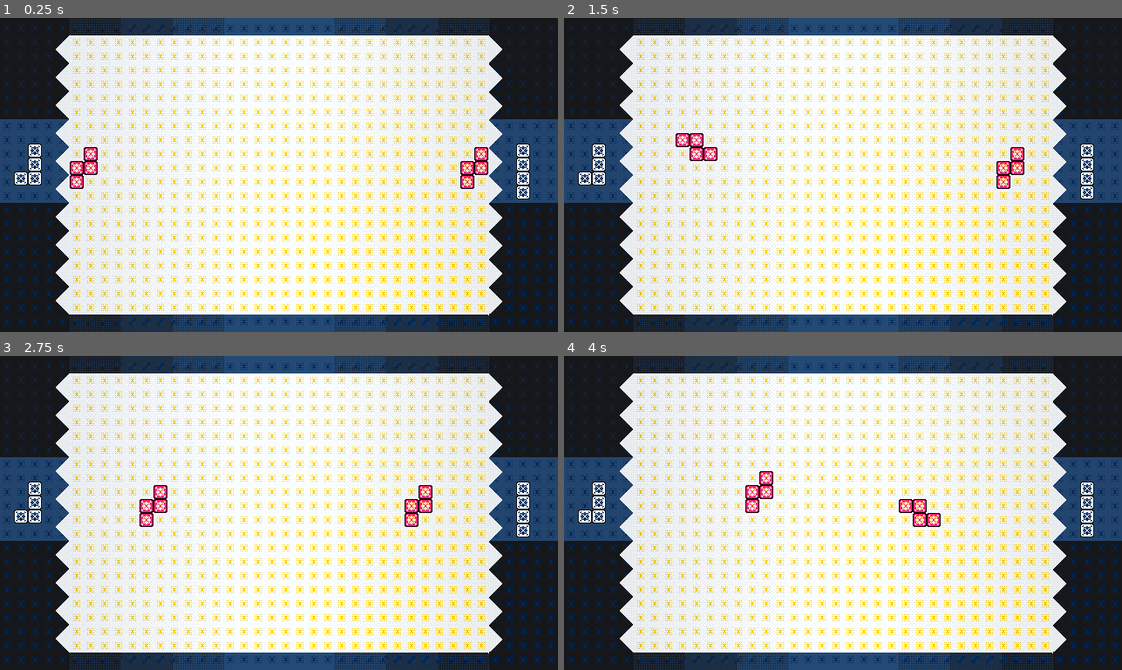
Above: before the commit, frames 1-4 (two rows, left to right).
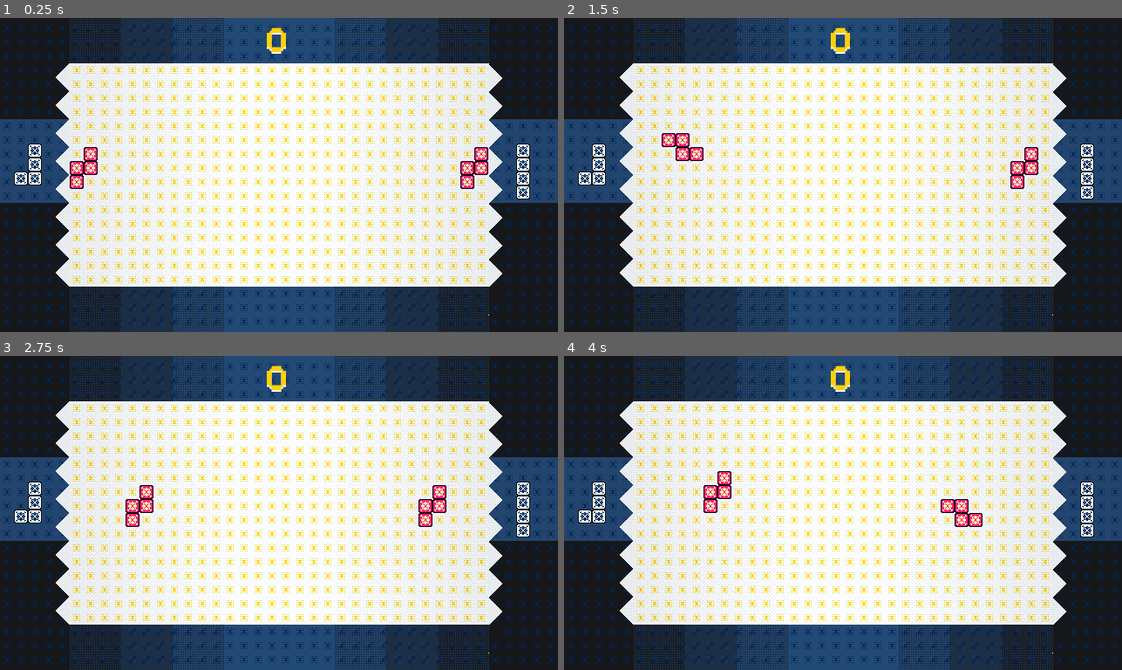
Above: after the commit, the same moments.

Repository: enricllagostera/coop-tetris
Game: Godot game, scene res://Matrix.tscn
The game is run twice, just before and just after one commit, with the same random seed, the same clock (stepped at 60 frames per second) and the same inputs.
Inputs (mouse positions are in pixels of both pictures, inside the frame that each line leads up to):
- Up to frame 1 (0.25 s): no input
- Up to frame 2 (1.5 s): tap Enter (restart) at 0.5, 1.25 s; move the mouse to (965, 159) at 0.52 s; hold W (pl_up) 0.53-1.28 s; tap D (pl_drop_soft) at 0.6 s; click (965, 159) at 0.67 s; move the mouse to (731, 190) at 1.27 s; hold S (pl_down) from 1.28 s (still down); tap A (pl_rot_c) at 1.35 s
- Up to frame 3 (2.75 s): move the mouse to (334, 443) at 2.02 s; release S (pl_down) at 2.03 s; hold W (pl_up) from 2.03 s (still down); tap E (pl_rot_cc) at 2.1 s
- Up to frame 4 (4 s): move the mouse to (815, 575) at 2.77 s; tap Left (pr_drop_soft) at 2.85 s; click (815, 575) at 2.92 s; move the mouse to (1010, 560) at 3.52 s; release W (pl_up) at 3.53 s; hold S (pl_down) from 3.53 s (still down); tap Right (pr_rot_c) at 3.6 s

The runs differ from the first frame. In frame 1, 14% of the frame differs, in the area x 10-90%, y 3-95%; in frame 2, 15%; in frame 3, 15%; in frame 4, 15%.

Commit message:
shows score (closes #4), first version of music

Diff:
--- a/BlockI.tscn
+++ /dev/null
@@ -1,12 +0,0 @@
-[gd_scene load_steps=3 format=2]
-
-[ext_resource path="res://Block.gd" type="Script" id=1]
-[ext_resource path="res://images/tetriminos2.png" type="Texture" id=2]
-
-
-[node name="BlockI" type="Node2D"]
-script = ExtResource( 1 )
-
-[node name="Visual" type="Sprite" parent="."]
-position = Vector2( 0, -16 )
-texture = ExtResource( 2 )
--- a/BlockO.tscn
+++ /dev/null
@@ -1,12 +0,0 @@
-[gd_scene load_steps=3 format=2]
-
-[ext_resource path="res://Block.gd" type="Script" id=1]
-[ext_resource path="res://images/tetriminos4.png" type="Texture" id=2]
-
-
-[node name="BlockO" type="Node2D"]
-script = ExtResource( 1 )
-type = "O"
-
-[node name="Visual" type="Sprite" parent="."]
-texture = ExtResource( 2 )
--- a/Matrix.gd
+++ b/Matrix.gd
@@ -1,15 +1,15 @@
 extends Node2D
 
 
-export var tick_interval = 0.5
-export var tick_interval_base = 0.5
+export var tick_interval_base = 0.8
+var tick_interval = 1
 var state = Dictionary()
-var size = Vector2(20,30)
+var size = Vector2(16,30)
 var tetro_prefab
 var pieces = []
 var current_player = Game.Player.RIGHT
 var lines = 0
-var spawn_points = [Vector2(10,1), Vector2(10,28)]
+var spawn_points = [Vector2(8,1), Vector2(8,28)]
 var debug_block_prefab
 var debug_blocks = Dictionary()
 var is_updating = false
@@ -175,6 +175,7 @@
 			debug_blocks[Vector2(col, row)].get_node("Solid").visible = false
 	spawn(spawn_points[Game.Player.LEFT], Game.Player.LEFT)
 	spawn(spawn_points[Game.Player.RIGHT], Game.Player.RIGHT)
+	$ScoreLabel.text = "%s" % lines
 	pass
 
 
@@ -206,6 +207,7 @@
 				for c in range(0, size.x):
 					state[Vector2(c,s)] = state[Vector2(c,s+1)] if s<size.y else 0
 	print("lines: ", lines)
+	$ScoreLabel.text = "%s" % lines
 	pass
 
 
--- a/Matrix.tscn
+++ b/Matrix.tscn
@@ -1,22 +1,22 @@
-[gd_scene load_steps=6 format=2]
+[gd_scene load_steps=8 format=2]
 
-[ext_resource path="res://images/goal_line.png" type="Texture" id=1]
+[ext_resource path="res://PF_ARMA_FIVE.TTF" type="DynamicFontData" id=1]
 [ext_resource path="res://Matrix.gd" type="Script" id=2]
 [ext_resource path="res://images/mockup.png" type="Texture" id=3]
 [ext_resource path="res://images/noise.png" type="Texture" id=4]
 [ext_resource path="res://Tetro.tscn" type="PackedScene" id=5]
+[ext_resource path="res://music/tetris_01.wav" type="AudioStream" id=6]
+
+[sub_resource type="DynamicFont" id=1]
+size = 44
+font_data = ExtResource( 1 )
 
 [node name="Matrix" type="Node2D"]
 script = ExtResource( 2 )
 
-[node name="mockup" type="Sprite" parent="."]
+[node name="Background" type="Sprite" parent="."]
 texture = ExtResource( 3 )
 centered = false
-
-[node name="GoalLine" type="Sprite" parent="."]
-visible = false
-position = Vector2( -8, 0 )
-texture = ExtResource( 1 )
 
 [node name="Grid" type="Node2D" parent="."]
 position = Vector2( 112, 352 )
@@ -25,7 +25,7 @@
 [node name="TickTimer" type="Timer" parent="."]
 autostart = true
 
-[node name="noise" type="Sprite" parent="."]
+[node name="Foreground" type="Sprite" parent="."]
 texture = ExtResource( 4 )
 centered = false
 
@@ -40,4 +40,26 @@
 position = Vector2( 592, 176 )
 rotation = -1.5708
 coord = Vector2( 0, 0 )
+
+[node name="ScoreLabel" type="Label" parent="."]
+margin_left = 80.0
+margin_top = -11.0
+margin_right = 560.0
+margin_bottom = 61.0
+custom_fonts/font = SubResource( 1 )
+custom_colors/font_color = Color( 1, 0.819608, 0, 1 )
+custom_colors/font_color_shadow = Color( 0.980392, 0.992157, 1, 1 )
+custom_constants/shadow_offset_x = 0
+custom_constants/shadow_offset_y = 2
+text = "XX"
+align = 1
+valign = 3
+__meta__ = {
+"_edit_use_anchors_": false
+}
+
+[node name="Music" type="AudioStreamPlayer" parent="."]
+stream = ExtResource( 6 )
+volume_db = -80.0
+autoplay = true
 [connection signal="timeout" from="TickTimer" to="." method="_on_TickTimer_timeout"]
--- a/project.godot
+++ b/project.godot
@@ -32,7 +32,7 @@
 window/size/width=640
 window/size/height=360
 window/stretch/mode="2d"
-window/stretch/aspect="keep_width"
+window/stretch/aspect="keep"
 
 [input]
 
Binary file added: PF_ARMA_FIVE.TTF
Binary file changed: images/mockup.aseprite
Binary file changed: images/mockup.png
Not shown, added: music/tetris_01.wav.import
Not shown, added: music/tetris_01.wav
